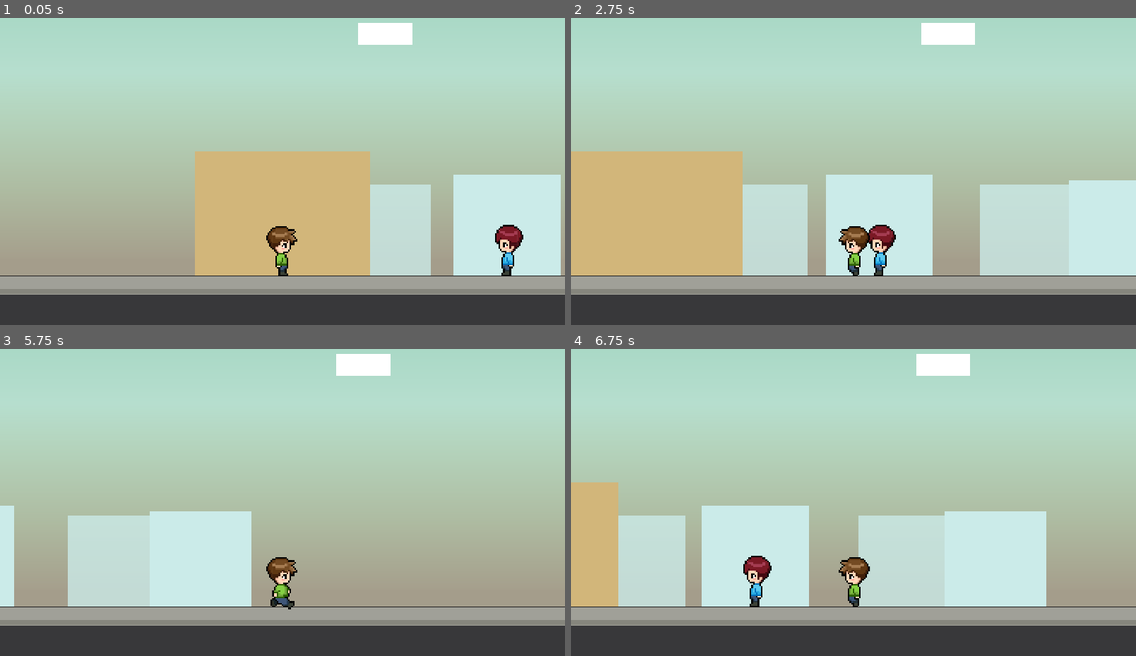
Above: before the commit, frames 1-4 (two rows, left to right).
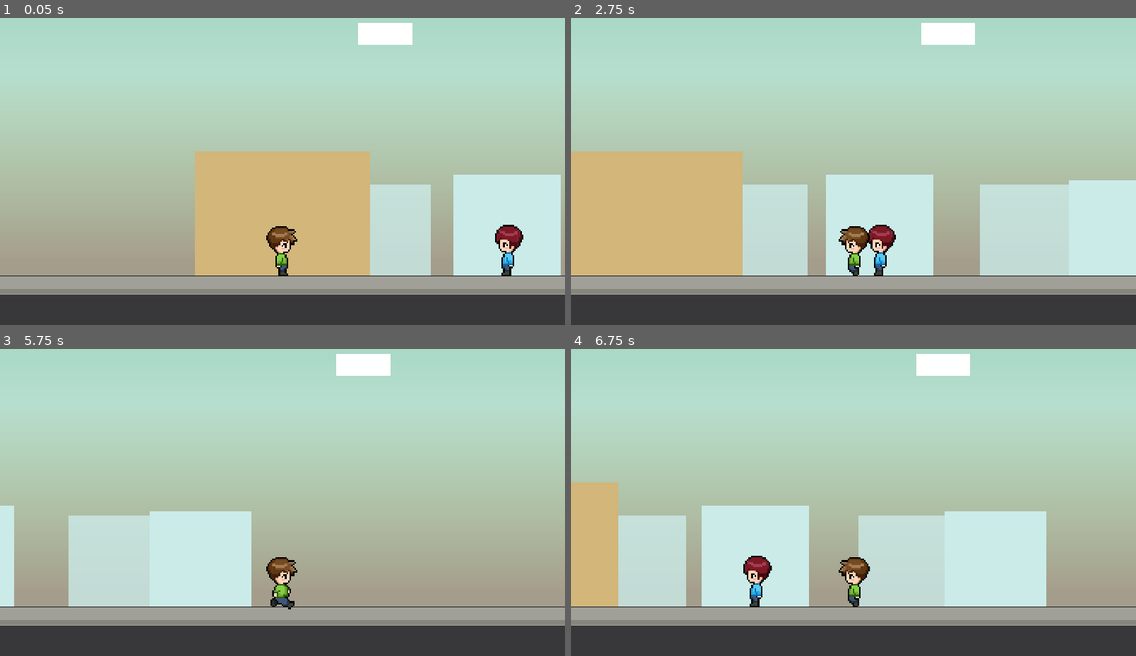
Above: after the commit, the same moments.

Repository: zeskysee/we-missed-party
Game: Godot game, scene res://neighborhood.tscn
Two runs of this game, one before a commit and one after it. Both use one fixed random seed, a clock stepped at 60 frames per second and the inputs below. The project has no main scene, so this scene is started directly.
Inputs:
- Up to frame 1 (0.05 s): no input
- Up to frame 2 (2.75 s): tap Enter (ui_accept) at 0.5 s; hold Space (interact) 0.53-1.28 s; hold D (move_right) 0.53-2.03 s; tap W (jump) at 0.77, 1.52 s; tap Space (interact) at 1.35 s; hold A (move_left) from 2.03 s (still down); hold Space (interact) from 2.03 s (still down)
- Up to frame 3 (5.75 s): release A (move_left) at 2.78 s; release Space (interact) at 2.78 s; hold D (move_right) 2.78-4.28 s; tap Space (interact) at 2.85, 4.35 s; tap W (jump) at 3.02, 3.77, 4.52 s; hold Space (interact) 3.53-4.28 s; hold A (move_left) 4.28-5.03 s; hold D (move_right) from 5.03 s (still down); hold Space (interact) from 5.03 s (still down)
- Up to frame 4 (6.75 s): release D (move_right) at 5.78 s; release Space (interact) at 5.78 s; hold A (move_left) from 5.78 s (still down); tap Space (interact) at 5.85 s; tap W (jump) at 6.02 s; hold Space (interact) from 6.53 s (still down)

Frame 1 is identical in both runs. In frame 2, less than 0.1% of the frame differs, in the area x 47-65%, y 51-84%; in frame 3, less than 0.1%; in frame 4, less than 0.1%, in the area x 20-51%, y 54-84%.

Commit message:
Connect signals to respawning NPCs

Diff:
--- a/actors/npc.gd
+++ b/actors/npc.gd
@@ -2,6 +2,7 @@
 
 signal contact
 signal contact_loss
+
 
 func _on_NPC_body_entered(body):
 	emit_signal("contact")
--- a/actors/npc.tscn
+++ b/actors/npc.tscn
@@ -11,14 +11,14 @@
 
 [sub_resource type="SpriteFrames" id=2]
 animations = [ {
+"frames": [ ExtResource( 1 ) ],
+"loop": false,
+"name": "stand",
+"speed": 5.0
+}, {
 "frames": [ ExtResource( 2 ), ExtResource( 3 ) ],
 "loop": true,
 "name": "walk",
-"speed": 5.0
-}, {
-"frames": [ ExtResource( 1 ) ],
-"loop": false,
-"name": "stand",
 "speed": 5.0
 } ]
 
--- a/neighborhood.gd
+++ b/neighborhood.gd
@@ -19,10 +19,10 @@
 	floor_loop.global_position.x = player.global_position.x
 	# Update the position loop.
 	var viewport_half_x = get_viewport().size.x / 2
-	if camera.global_position.x + viewport_half_x > start_x + edge_x:
+	if camera.global_position.x + viewport_half_x > start_x + abs(edge_x):
 		start_x += edge_x
 		respawn()
-	elif camera.global_position.x - viewport_half_x / 2 < start_x - edge_x + \
+	elif camera.global_position.x - viewport_half_x / 2 < start_x - abs(edge_x) + \
 			viewport_half_x + 200:
 		start_x -= edge_x
 		respawn()
@@ -40,3 +40,5 @@
 		npc_list.add_child(npc)
 		npc.global_position = Vector2(start_x, 510) + data.parallax_offset
 		npc.scale = data.scale
+		npc.connect("contact", player, "_on_NPC_contact")
+		npc.connect("contact_loss", player, "_on_NPC_contact_loss")
--- a/neighborhood.tscn
+++ b/neighborhood.tscn
@@ -22,7 +22,7 @@
 [sub_resource type="PhysicsMaterial" id=5]
 
 [sub_resource type="RectangleShape2D" id=6]
-extents = Vector2( 3750, 16.5 )
+extents = Vector2( 4000, 16.5 )
 
 [node name="Neighborhood" type="Node2D"]
 script = ExtResource( 4 )
@@ -30,12 +30,12 @@
 [node name="ParallaxBackground" type="ParallaxBackground" parent="."]
 
 [node name="Static" type="ParallaxLayer" parent="ParallaxBackground"]
-motion_mirroring = Vector2( 2048, 0 )
+motion_mirroring = Vector2( 3840, 0 )
 
 [node name="Gradient" type="Sprite" parent="ParallaxBackground/Static"]
-position = Vector2( -765.784, -134.005 )
+position = Vector2( -1526.2, -134.007 )
 rotation = 1.5708
-scale = Vector2( 0.436021, 6510.69 )
+scale = Vector2( 0.436021, 8031.52 )
 texture = SubResource( 2 )
 
 [node name="Ground" type="Sprite" parent="ParallaxBackground/Static/Gradient"]
@@ -45,7 +45,7 @@
 
 [node name="Clouds" type="ParallaxLayer" parent="ParallaxBackground"]
 motion_scale = Vector2( 0.04, 1 )
-motion_mirroring = Vector2( 2048, 0 )
+motion_mirroring = Vector2( 3840, 0 )
 
 [node name="Cloudgroup" type="Node2D" parent="ParallaxBackground/Clouds"]
 
@@ -99,7 +99,7 @@
 
 [node name="Extras" type="ParallaxLayer" parent="ParallaxBackground"]
 motion_scale = Vector2( 0.98, 1 )
-motion_mirroring = Vector2( 2048, 0 )
+motion_mirroring = Vector2( 3840, 0 )
 
 [node name="House2" type="Sprite" parent="ParallaxBackground/Extras"]
 modulate = Color( 1, 1, 1, 0.784314 )
@@ -132,7 +132,7 @@
 }
 
 [node name="Housing" type="ParallaxLayer" parent="ParallaxBackground"]
-motion_mirroring = Vector2( 2048, 0 )
+motion_mirroring = Vector2( 3840, 0 )
 
 [node name="PartyHouseStart" type="Sprite" parent="ParallaxBackground/Housing"]
 position = Vector2( 0, 504 )
@@ -189,7 +189,7 @@
 }
 
 [node name="Foreground" type="ParallaxLayer" parent="ParallaxBackground"]
-motion_mirroring = Vector2( 2048, 0 )
+motion_mirroring = Vector2( 3840, 0 )
 
 [node name="Sprite" type="Sprite" parent="ParallaxBackground/Foreground"]
 position = Vector2( 420, 455 )
@@ -240,6 +240,72 @@
 }
 
 [node name="PlaceholderRoad" type="ColorRect" parent="ParallaxBackground/Foreground/Sprite"]
+anchor_left = 0.5
+anchor_top = 0.5
+anchor_right = 0.5
+anchor_bottom = 0.5
+margin_left = -1961.5
+margin_top = 89.5
+margin_right = 2081.5
+margin_bottom = 250.5
+color = Color( 0.223529, 0.223529, 0.231373, 1 )
+__meta__ = {
+"_edit_lock_": true,
+"_edit_use_anchors_": false
+}
+
+[node name="Foreground2" type="ParallaxLayer" parent="ParallaxBackground"]
+motion_mirroring = Vector2( 3840, 0 )
+
+[node name="Sprite" type="Sprite" parent="ParallaxBackground/Foreground2"]
+position = Vector2( 420, 455 )
+
+[node name="PlaceholderPavement" type="ColorRect" parent="ParallaxBackground/Foreground2/Sprite"]
+anchor_left = 0.5
+anchor_top = 0.5
+anchor_right = 0.5
+anchor_bottom = 0.5
+margin_left = -1961.5
+margin_top = 54.5
+margin_right = 2081.5
+margin_bottom = 89.5
+color = Color( 0.129412, 0.129412, 0.129412, 1 )
+__meta__ = {
+"_edit_lock_": true,
+"_edit_use_anchors_": false
+}
+
+[node name="Base" type="ColorRect" parent="ParallaxBackground/Foreground2/Sprite/PlaceholderPavement"]
+anchor_left = 0.5
+anchor_top = 0.5
+anchor_right = 0.5
+anchor_bottom = 0.5
+margin_left = -2021.5
+margin_top = -15.5
+margin_right = 2021.5
+margin_bottom = 130.5
+color = Color( 0.631373, 0.631373, 0.6, 1 )
+__meta__ = {
+"_edit_lock_": true,
+"_edit_use_anchors_": false
+}
+
+[node name="Shadow" type="ColorRect" parent="ParallaxBackground/Foreground2/Sprite/PlaceholderPavement/Base"]
+anchor_left = 0.5
+anchor_top = 0.5
+anchor_right = 0.5
+anchor_bottom = 0.5
+margin_left = -2021.5
+margin_top = -50.0
+margin_right = 2021.5
+margin_bottom = -41.0
+color = Color( 0.529412, 0.529412, 0.494118, 1 )
+__meta__ = {
+"_edit_lock_": true,
+"_edit_use_anchors_": false
+}
+
+[node name="PlaceholderRoad" type="ColorRect" parent="ParallaxBackground/Foreground2/Sprite"]
 anchor_left = 0.5
 anchor_top = 0.5
 anchor_right = 0.5
@@ -292,4 +358,5 @@
 [connection signal="contact" from="NPCList/NPC" to="Player" method="_on_NPC_contact"]
 [connection signal="contact_loss" from="NPCList/NPC" to="Player" method="_on_NPC_contact_loss"]
 
+[editable path="NPCList/NPC"]
 [editable path="Player"]
